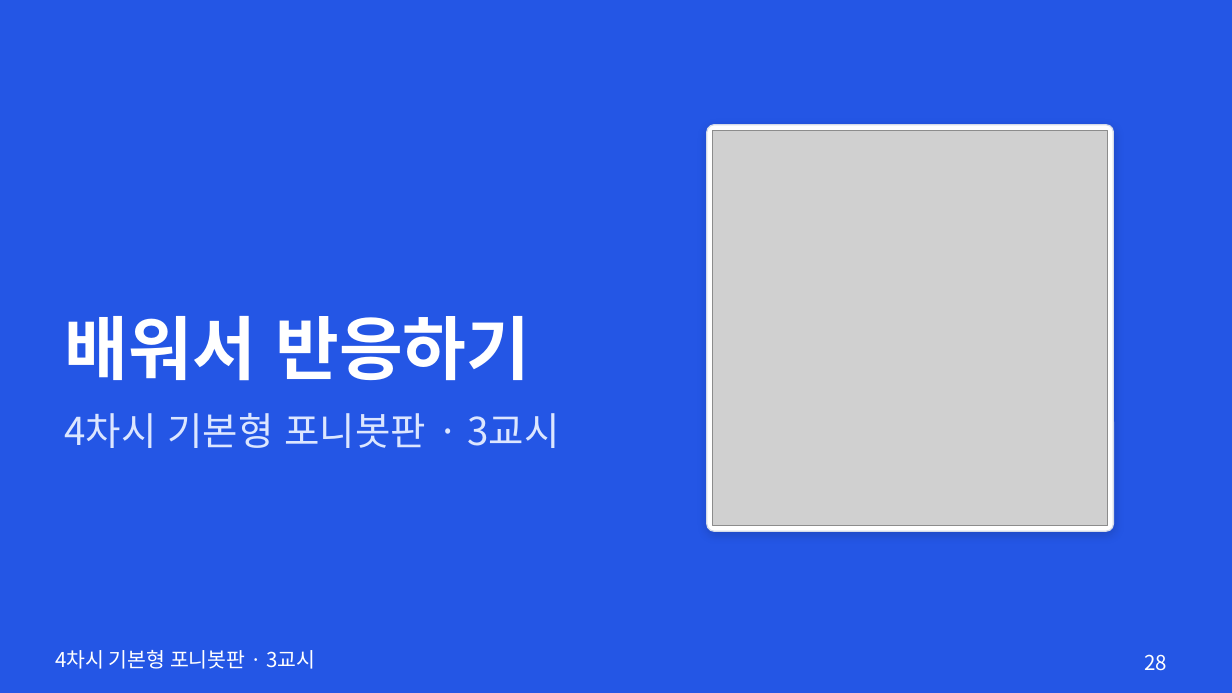
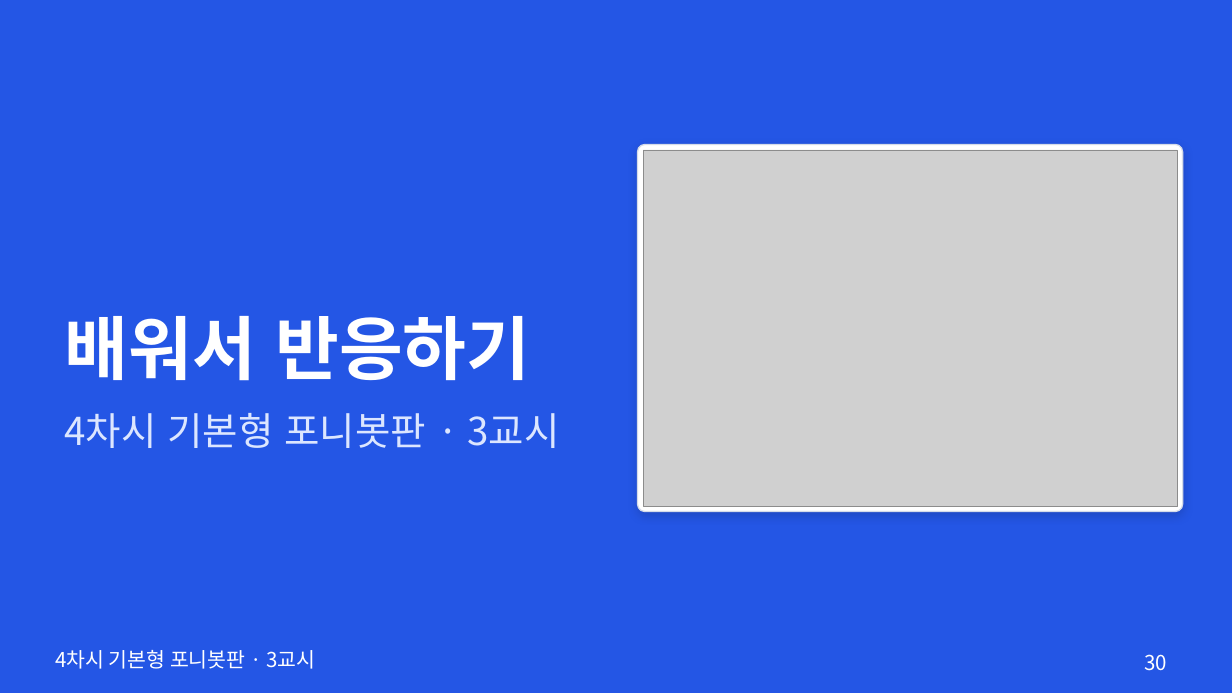
Before and after one commit to boundaryx01-uniquelife/microbit, a slide deck: slide 30 of bridge/ponybot/materials/포니봇_4차시_기본형/ponybot_4차시_수업슬라이드.pptx (slide 28 before the commit). Drawn at 1232x693 pixels with LibreOffice and Linux fonts; fonts in the diff are those of the drawing; grey boxes stand for pictures. Boxes give left, top, right and bottom in pixels: in the first picture for what was removed or moved away, otherwise in the second. Text is boxed around its words. In the diff, an @@ line names an element or a change of style, - is before the commit and + after.

```diff
--- a/bridge/ponybot/materials/포니봇_4차시_기본형/ponybot_4차시_수업슬라이드.pptx
+++ b/bridge/ponybot/materials/포니봇_4차시_기본형/ponybot_4차시_수업슬라이드.pptx
@@ rounded rectangle: place and size @@
-rounded rectangle at (707, 125, 1114, 531)
+rounded rectangle at (638, 144, 1183, 511)
@@ rounded rectangle at (638, 144, 1183, 511): proportions changed @@
@@ picture: place and size @@
-picture at (713, 130, 1108, 526)
+picture at (643, 150, 1177, 506)
@@ page number at (1144, 654, 1167, 671): text changed @@
-28
+30
```
Also in this commit, not shown: 32 other slides changed, 10 slides added, 3 slides removed, 9 other files.
